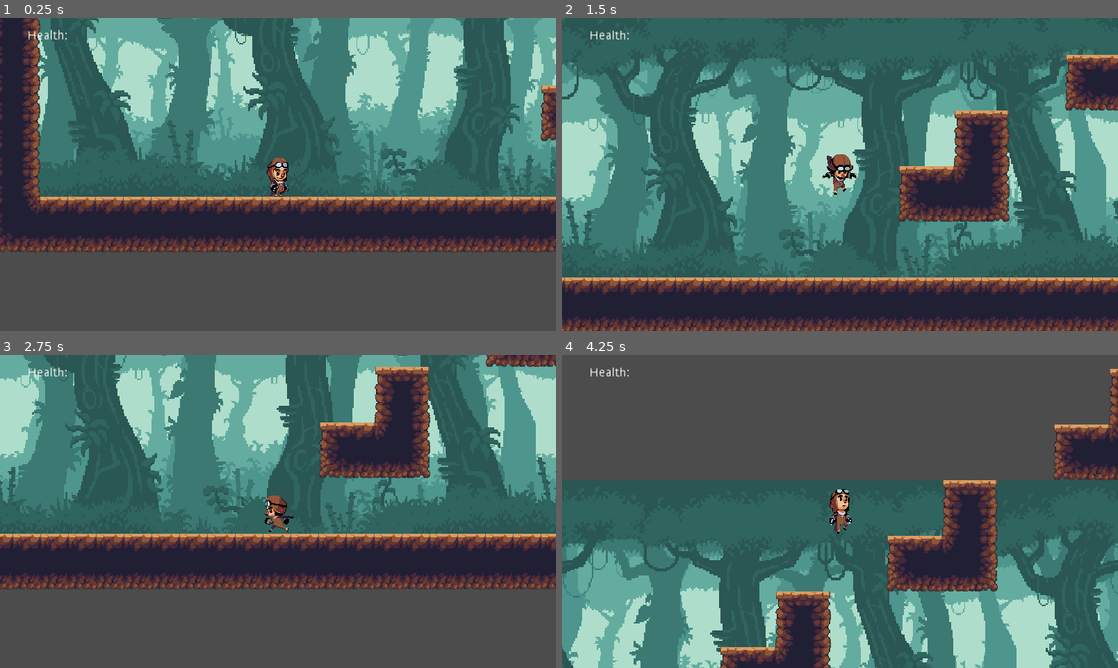
Above: before the commit, frames 1-4 (two rows, left to right).
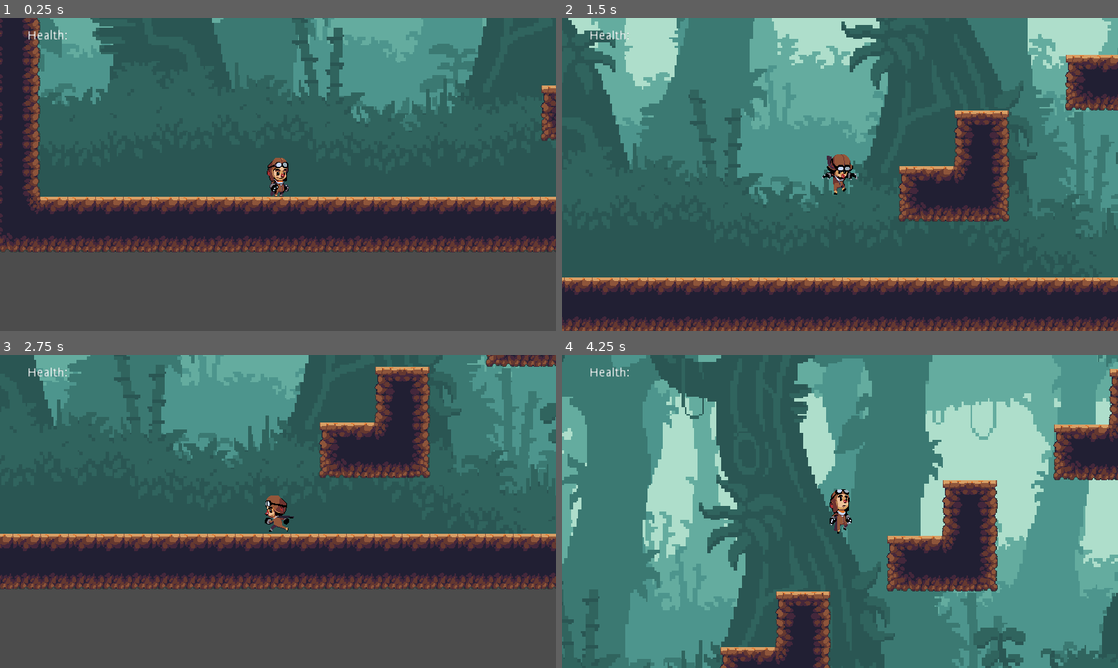
Above: after the commit, the same moments.

Repository: nordlightstudio/PlatformerLive
Game: Godot game, scene res://Levels/World.tscn
The game is run twice, just before and just after one commit, with the same random seed, the same clock (stepped at 60 frames per second) and the same inputs.
Inputs:
- Up to frame 1 (0.25 s): no input
- Up to frame 2 (1.5 s): tap Enter at 0.5 s; hold Right (ui_right) from 0.53 s (still down); tap Up (ui_up) at 0.77 s
- Up to frame 3 (2.75 s): tap Up (ui_up) at 1.52 s; release Right (ui_right) at 2.03 s; hold Left (ui_left) from 2.03 s (still down)
- Up to frame 4 (4.25 s): release Left (ui_left) at 2.78 s; hold Right (ui_right) from 2.78 s (still down); tap Up (ui_up) at 3.02, 3.77 s

The runs differ from the first frame. In frame 1, 27% of the frame differs, in the area x 6-100%, y 0-58%; in frame 2, 40%; in frame 3, 26%; in frame 4, 72%, in the area x 0-100%, y 0-100%.

Commit message:
Background auf 1280p scaliert

Diff:
--- a/Platformer/Levels/World.tscn
+++ b/Platformer/Levels/World.tscn
@@ -24,44 +24,49 @@
 [node name="ParallaxBackground" type="ParallaxBackground" parent="."]
 
 [node name="ParallaxLayer" type="ParallaxLayer" parent="ParallaxBackground"]
-editor/display_folded = true
-motion_mirroring = Vector2( 630, 0 )
+motion_mirroring = Vector2( 1280, 0 )
 
 [node name="Sprite" type="Sprite" parent="ParallaxBackground/ParallaxLayer"]
 texture = ExtResource( 3 )
 centered = false
+offset = Vector2( 0, -360 )
 
 [node name="ParallaxLayer2" type="ParallaxLayer" parent="ParallaxBackground"]
 editor/display_folded = true
 motion_scale = Vector2( 0.3, 1 )
-motion_mirroring = Vector2( 630, 0 )
+motion_mirroring = Vector2( 1280, 0 )
 
 [node name="Sprite" type="Sprite" parent="ParallaxBackground/ParallaxLayer2"]
 texture = ExtResource( 4 )
 centered = false
+offset = Vector2( 0, -360 )
 
 [node name="ParallaxLayer3" type="ParallaxLayer" parent="ParallaxBackground"]
 editor/display_folded = true
 motion_scale = Vector2( 0.5, 1 )
-motion_mirroring = Vector2( 630, 0 )
+motion_mirroring = Vector2( 1280, 0 )
 
 [node name="Sprite" type="Sprite" parent="ParallaxBackground/ParallaxLayer3"]
 texture = ExtResource( 5 )
 centered = false
+offset = Vector2( 0, -360 )
 
 [node name="ParallaxLayer4" type="ParallaxLayer" parent="ParallaxBackground"]
 editor/display_folded = true
 motion_scale = Vector2( 0.6, 1 )
-motion_mirroring = Vector2( 630, 0 )
+motion_mirroring = Vector2( 1280, 0 )
 
 [node name="Sprite" type="Sprite" parent="ParallaxBackground/ParallaxLayer4"]
 texture = ExtResource( 6 )
 centered = false
+offset = Vector2( 0, -360 )
 
 [node name="ParallaxLayer5" type="ParallaxLayer" parent="ParallaxBackground"]
+editor/display_folded = true
 motion_scale = Vector2( 0.8, 1 )
-motion_mirroring = Vector2( 630, 0 )
+motion_mirroring = Vector2( 1280, 0 )
 
 [node name="Sprite" type="Sprite" parent="ParallaxBackground/ParallaxLayer5"]
 texture = ExtResource( 7 )
 centered = false
+offset = Vector2( 0, -360 )
Binary file changed: Platformer/Assets/Sprites/BG/plx-1.png
Binary file changed: Platformer/Assets/Sprites/BG/plx-2.png
Binary file changed: Platformer/Assets/Sprites/BG/plx-3.png
Binary file changed: Platformer/Assets/Sprites/BG/plx-4.png
Binary file changed: Platformer/Assets/Sprites/BG/plx-5.png
